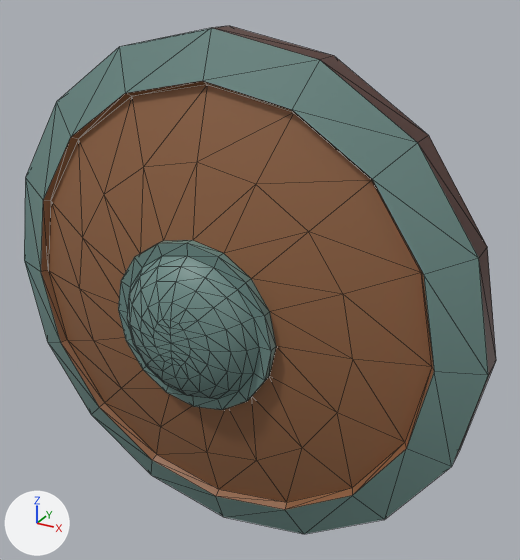
Before and after pictures for a commit that changed the FBX model Assets/Assets3D/ENV/Props non organiche/SM_Shield.fbx.
Before and after are seen from a camera (50 mm lens) standing at (0.308, -0.485, 0.513) and looking at (0.029, 0.024, 0.259). Arrows for +X, +Y and +Z are at lower left; the lights stay in place. Mesh edges are drawn as thin lines.

Before the edit, the objects in view are built like this:
```python
me_mesh = bpy.data.meshes.new('Mesh')
me_mesh.from_pydata(...)  # 286 vertices, 560 faces; spans x -1430.0..1430.0, y 0.0..2860.0, z -277.0..441.0
me_mesh.materials.append(mat_palette41)  # picture img_palette_definitiva_jpg
ob_sm_shield = bpy.data.objects.new('SM_Shield', me_mesh)
ob_sm_shield.location = (0.0, 0.0, 0.0)
ob_sm_shield.rotation_euler = (1.571, 0.0, 0.0)  # degrees (90, 0, 0)
ob_sm_shield.scale = (0.000164, 0.000164, 0.000164)
```
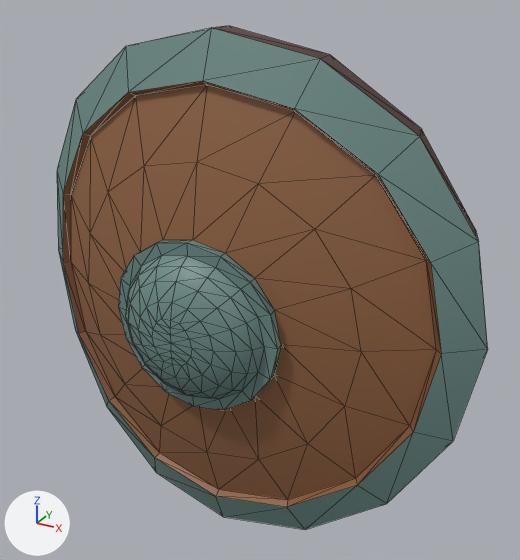
Pixel boxes [x1, y1, x2, y2] of what changed, in the pictures (520 x 560 px):
'SM_Shield', reshaped, rescaled (9% narrower): before [24, 26, 496, 534]; after [57, 26, 488, 529]

The edits, one by one:
me_mesh is used by ob_sm_shield; location (0.0, 0.0, 0.0); rotation (1.571, 0.0, 0.0), in degrees (90, 0, 0); scale (0.000164, 0.000164, 0.000164).
me_mesh had 286 vertices, 560 faces and spanned x -1430.0..1430.0, y 0.0..2860.0, z -277.0..441.0.
me_mesh now has 286 vertices, 560 faces and spans x -22.0..22.0, y 0.0..47.0, z -6.0..7.0.
me_mesh part 1: 233 of 286 vertices moved; they spanned x -1430.0..1430.0, y 0.0..2860.0, z -159.0..441.0 and now span x -22.0..22.0, y 0.0..47.0, z -6.0..7.0; mean shift (0.0, -1413.0, -160.0); largest move (0.0, 2860.0, -159.0) -> (0.0, 47.0, -3.0).
Object 'SM_Shield' (ob_sm_shield) is rescaled from (0.000164, 0.000164, 0.000164) to (0.01, 0.01, 0.01).
